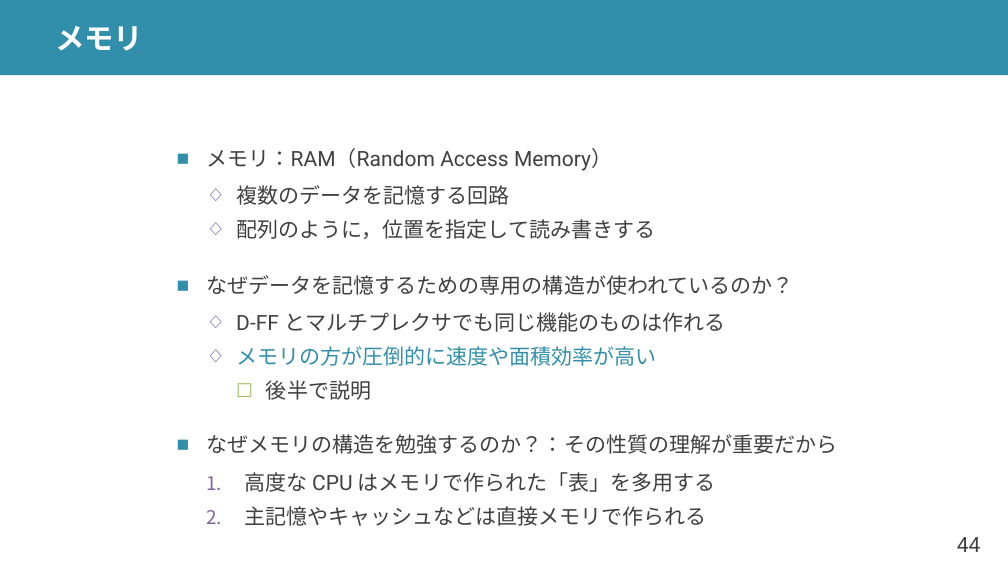
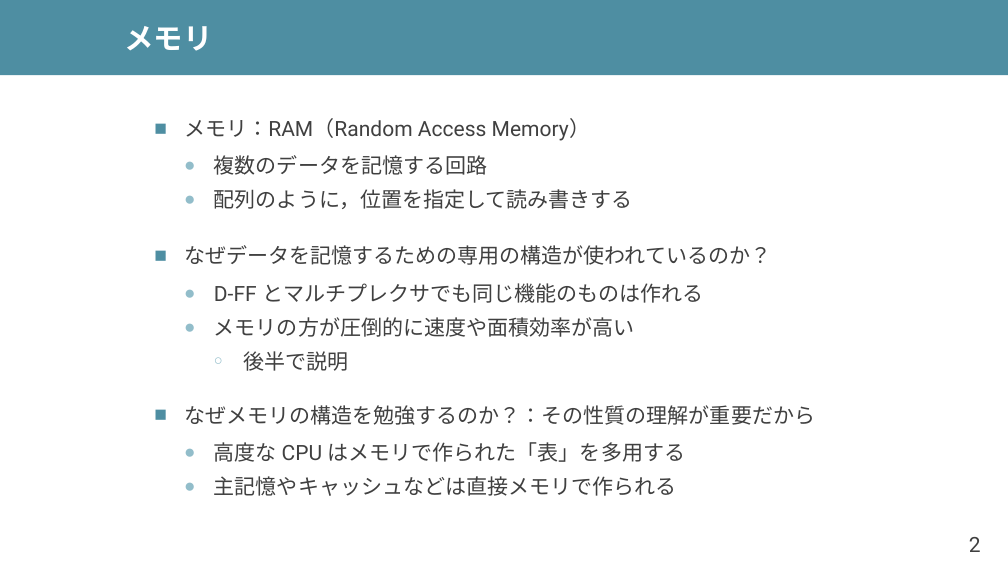
Before and after one commit to shioyadan/advanced-computer-organization, a slide deck: slide 2 of aco-shioya-07.pptx (slide 44 before the commit). Drawn at 1008x567 pixels with LibreOffice and Linux fonts; fonts in the diff are those of the drawing. Boxes give left, top, right and bottom in pixels: in the first picture for what was removed or moved away, otherwise in the second. Text is boxed around its words. In the diff, an @@ line names an element or a change of style, - is before the commit and + after.

```diff
--- a/aco-shioya-07.pptx
+++ b/aco-shioya-07.pptx
@@ rectangle at (0, 0, 1008, 75): fill #328FAC to #4E8EA2 @@
@@ title "メモリ": place and size @@
-title "メモリ" at (55, 26, 143, 51)
+title "メモリ" at (125, 26, 213, 51)
@@ text "メモリ：RAM（Random Access Memory）": place and size @@
-text "メモリ：RAM（Random Access Memory）" at (206, 148, 837, 526)
+text "メモリ：RAM（Random Access Memory）" at (184, 118, 815, 496)
@@ text "メモリ：RAM（Random Access Memory）" at (184, 118, 815, 496): text colour #328FAC to #404040 in "メモリの方が圧倒的に速度や面積効率が高い"; bullet colour #328FAC to #4E8EA2; bullet ◇ to ●; bullet colour #8064A2 to #92BDCA; bullet ☐ to ○; bullet colour #9BBB59 to #92BDCA; bullet 1. to ● @@
@@ page number at (969, 537, 981, 552): text changed @@
-44
+2
```
Also in this commit, not shown: 55 other slides changed, 31 slides added, 57 slides removed, 2 other files.
